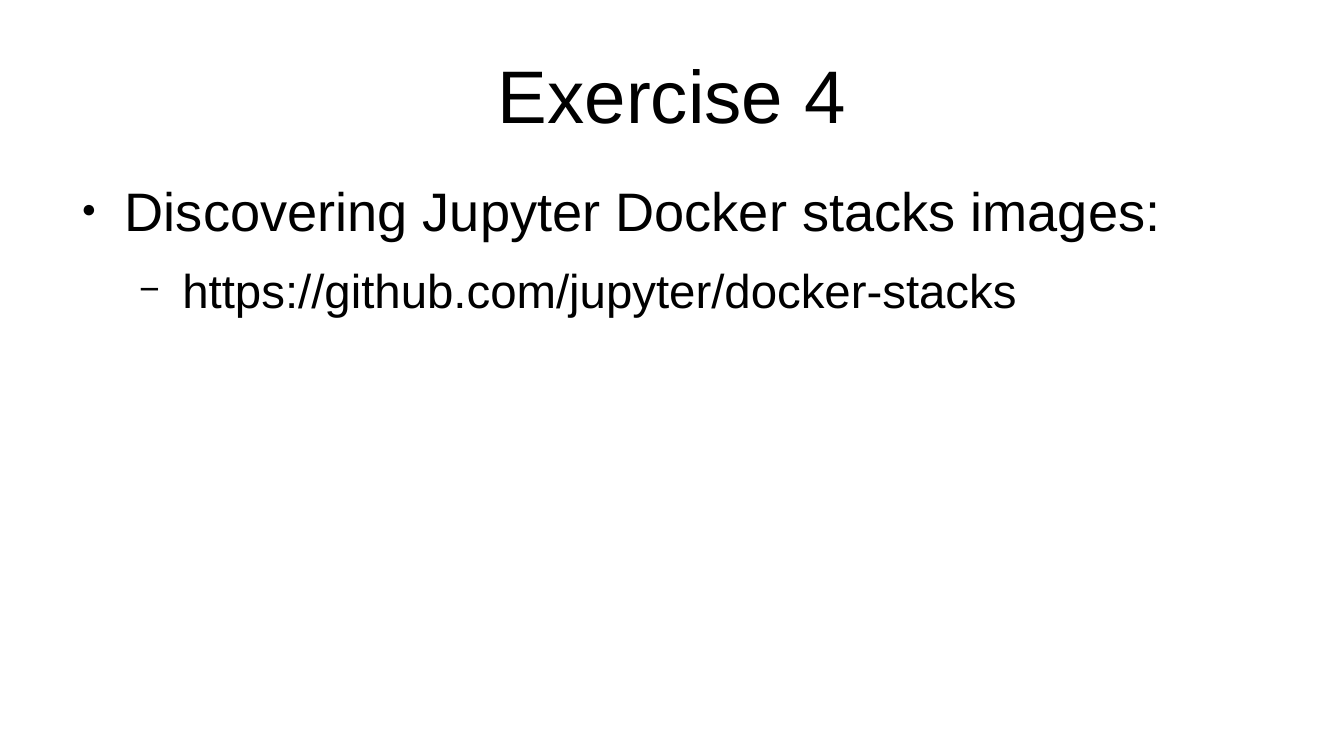
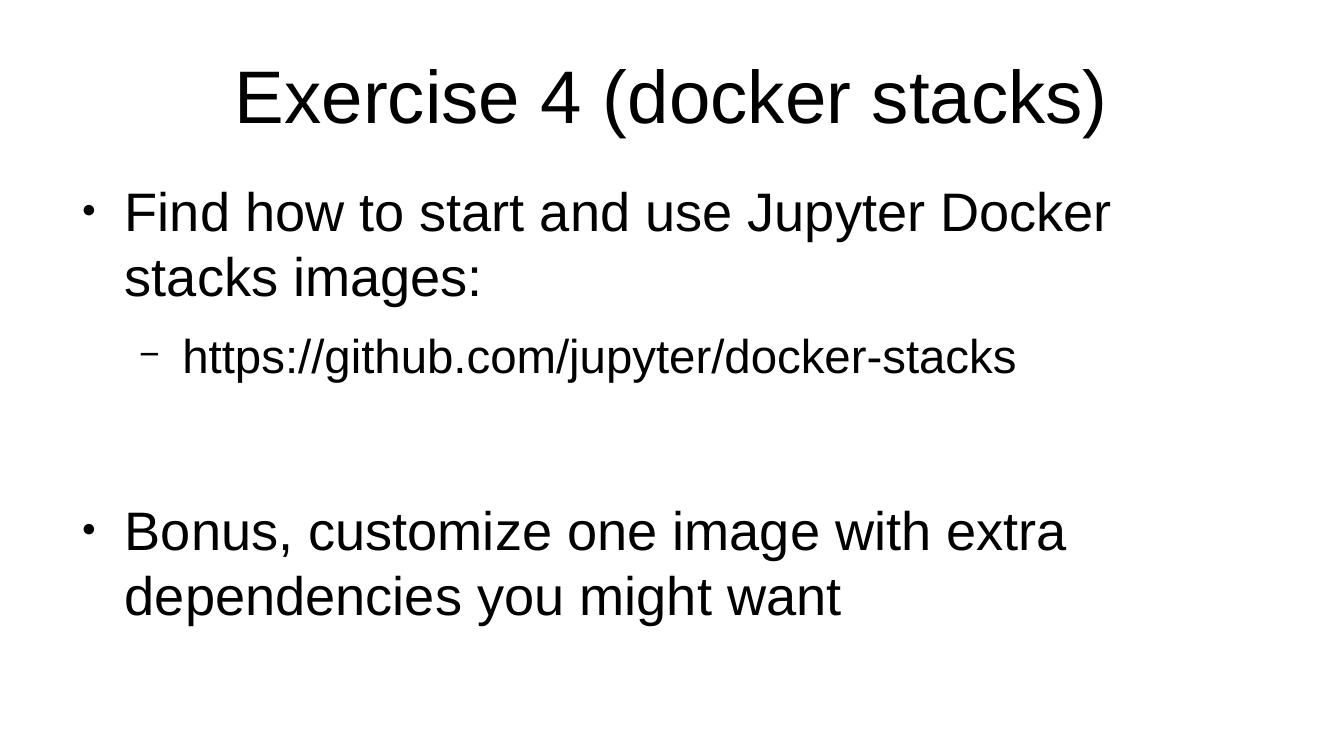
Before and after one commit to jeandet/PICo_Jupyter, a slide deck: slide 29 of PICoJupyter14042022Jeandet.odp (slide 25 before the commit). Drawn at 1344x756 pixels with LibreOffice and Linux fonts; fonts in the diff are those of the drawing. Boxes give left, top, right and bottom in pixels: in the first picture for what was removed or moved away, otherwise in the second. Text is boxed around its words. In the diff, an @@ line names an element or a change of style, - is before the commit and + after.

Commit message:
Slides ready and exercises done with answers

```diff
--- a/PICoJupyter14042022Jeandet.odp
+++ b/PICoJupyter14042022Jeandet.odp
@@ title at [235,69,1108,137]: text changed @@
-Exercise 4
+Exercise 4 (docker stacks)
@@ text at [125,191,1112,305]: text changed @@
-● Discovering Jupyter Docker stacks images:
+● Find how to start and use Jupyter Docker stacks images:
@@ text at [125,510,1067,624]: paragraph added @@
+● Bonus, customize one image with extra dependencies you might want
```
Also in this commit, not shown: 10 other slides changed, 5 slides added, 12 other files.
